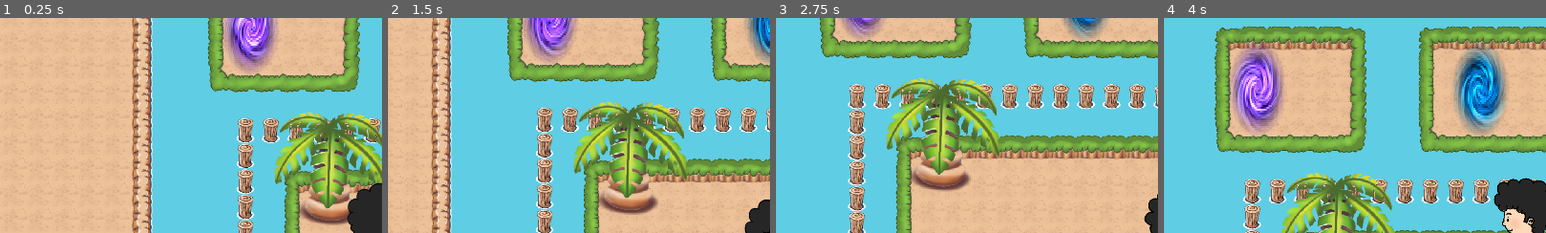
Above: before the commit, frames 1-4 (left to right).
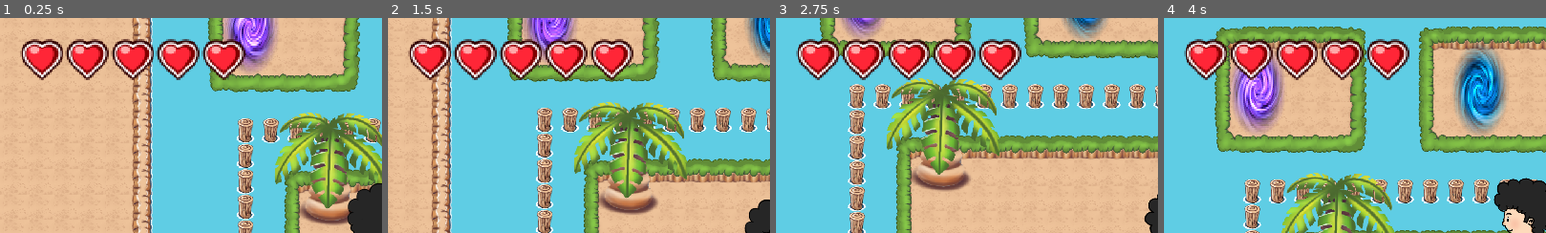
Above: after the commit, the same moments.

Repository: jacques-oliveira/as-aventuras-de-jaco
Game: Godot game, scene res://Level_01_Island.tscn
The game is run twice, just before and just after one commit, with the same random seed, the same clock (stepped at 60 frames per second) and the same inputs.
Inputs:
- Up to frame 1 (0.25 s): no input
- Up to frame 2 (1.5 s): hold Right (ui_right) 0.53-1.28 s; hold Down (ui_down) from 1.28 s (still down)
- Up to frame 3 (2.75 s): release Down (ui_down) at 2.03 s; hold Right (ui_right) from 2.03 s (still down)
- Up to frame 4 (4 s): release Right (ui_right) at 2.78 s; hold Up (ui_up) 2.78-3.53 s; hold Left (ui_left) from 3.53 s (still down)
The pictures show only the part of the screen within x 0-50%, y 0-50%; the shares and areas given below are measured in that part.

The runs differ from the first frame. In frame 1, 7.6% of the frame differs, in the area x 5-65%, y 9-29%; in frame 2, 7.6%; in frame 3, 7.7%; in frame 4, 7.7%.

Commit message:
healthbar

Diff:
--- a/game/Level_01_Island.tscn
+++ b/game/Level_01_Island.tscn
@@ -30,6 +30,7 @@
 [ext_resource type="Texture2D" uid="uid://plaunmsu7y4w" path="res://textures/portal/portal-roxo0007.png" id="28_qaglg"]
 [ext_resource type="Texture2D" uid="uid://2rlgylhtl7xj" path="res://textures/portal/portal-roxo0008.png" id="29_r8pqj"]
 [ext_resource type="PackedScene" uid="uid://cntvy2x3iin6x" path="res://fruit_enemy_pineapple.tscn" id="30_6jo6m"]
+[ext_resource type="PackedScene" uid="uid://bn2px13fso85c" path="res://hearts_container.tscn" id="31_0pmui"]
 
 [sub_resource type="TileSetAtlasSource" id="TileSetAtlasSource_hixir"]
 texture = ExtResource("1_um3hj")
@@ -563,15 +564,12 @@
 [node name="enemies" type="Node2D" parent="."]
 
 [node name="fruit-enemy-pineapple" parent="enemies" instance=ExtResource("30_6jo6m")]
-z_as_relative = false
 position = Vector2(479, 698)
 
 [node name="fruit-enemy-pineapple3" parent="enemies" instance=ExtResource("30_6jo6m")]
-z_as_relative = false
 position = Vector2(-478, -730)
 
 [node name="fruit-enemy-pineapple4" parent="enemies" instance=ExtResource("30_6jo6m")]
-z_as_relative = false
 position = Vector2(103, 1219)
 
 [node name="StaticBody2D" parent="." instance=ExtResource("3_uj0ev")]
@@ -590,6 +588,7 @@
 stream = ExtResource("4_mm08s")
 autoplay = true
 attenuation = 0.14865
+parameters/looping = true
 
 [node name="portals" type="Node2D" parent="."]
 
@@ -650,6 +649,10 @@
 [node name="AnimatedSprite2D" parent="portals/portal8" index="1"]
 sprite_frames = SubResource("SpriteFrames_31glt")
 frame_progress = 0.0
+
+[node name="CanvasLayer" type="CanvasLayer" parent="."]
+
+[node name="heartsContainer" parent="CanvasLayer" instance=ExtResource("31_0pmui")]
 
 [editable path="portals/portal2"]
 [editable path="portals/portal3"]
--- a/game/fruit_enemy_pineapple.gd
+++ b/game/fruit_enemy_pineapple.gd
@@ -24,6 +24,7 @@
 
 func _on_detection_area_body_exited(body: Node2D) -> void:
 	if body.is_in_group("player"):
-		await get_tree().create_timer(2.5).timeout
+		print("player collision")
+		await get_tree().create_timer(2.0).timeout
 		player = null
 		player_chase = false
--- a/game/fruit_enemy_pineapple.tscn
+++ b/game/fruit_enemy_pineapple.tscn
@@ -54,10 +54,13 @@
 radius = 74.0
 height = 150.0
 
-[node name="fruit-enemy-pineapple" type="RigidBody2D"]
+[sub_resource type="CircleShape2D" id="CircleShape2D_hn5en"]
+radius = 109.179
+
+[node name="fruit-enemy-pineapple" type="RigidBody2D" groups=["enemy"]]
 z_index = 1
 y_sort_enabled = true
-collision_layer = 3
+collision_layer = 2
 collision_mask = 3
 mass = 0.001
 gravity_scale = 0.0
@@ -74,8 +77,8 @@
 
 [node name="detection_area" type="Area2D" parent="."]
 visible = false
-collision_layer = 2
-collision_mask = 2
+collision_layer = 3
+collision_mask = 3
 
 [node name="CollisionShape2D" type="CollisionShape2D" parent="detection_area"]
 position = Vector2(-2, -88)
@@ -89,5 +92,12 @@
 rotation = 1.5708
 shape = SubResource("CapsuleShape2D_sbvg6")
 
+[node name="enemy_damage" type="Area2D" parent="."]
+collision_mask = 9
+
+[node name="CollisionShape2D" type="CollisionShape2D" parent="enemy_damage" groups=["enemy"]]
+position = Vector2(0, -93)
+shape = SubResource("CircleShape2D_hn5en")
+
 [connection signal="body_entered" from="detection_area" to="." method="_on_detection_area_body_entered"]
 [connection signal="body_exited" from="detection_area" to="." method="_on_detection_area_body_exited"]
--- /dev/null
+++ b/game/heart_gui.tscn
@@ -0,0 +1,15 @@
+[gd_scene load_steps=2 format=3 uid="uid://co8buqb661je1"]
+
+[ext_resource type="Texture2D" uid="uid://eyksp1hq5elv" path="res://textures/heart.png" id="1_d54p2"]
+
+[node name="heartGUI" type="Panel"]
+self_modulate = Color(1, 1, 1, 0)
+custom_minimum_size = Vector2(160, 152)
+offset_right = 160.0
+offset_bottom = 152.0
+scale = Vector2(0.25, 0.25)
+
+[node name="Sprite2D" type="Sprite2D" parent="."]
+scale = Vector2(0.625, 0.625)
+texture = ExtResource("1_d54p2")
+centered = false
--- /dev/null
+++ b/game/hearts_container.tscn
@@ -0,0 +1,26 @@
+[gd_scene load_steps=2 format=3 uid="uid://bn2px13fso85c"]
+
+[ext_resource type="PackedScene" uid="uid://co8buqb661je1" path="res://heart_gui.tscn" id="1_h5ykc"]
+
+[node name="heartsContainer" type="HBoxContainer"]
+offset_left = 25.0
+offset_top = 25.0
+offset_right = 837.0
+offset_bottom = 177.0
+scale = Vector2(0.35, 0.35)
+theme_override_constants/separation = 3
+
+[node name="heartGUI" parent="." instance=ExtResource("1_h5ykc")]
+layout_mode = 2
+
+[node name="heartGUI4" parent="." instance=ExtResource("1_h5ykc")]
+layout_mode = 2
+
+[node name="heartGUI5" parent="." instance=ExtResource("1_h5ykc")]
+layout_mode = 2
+
+[node name="heartGUI2" parent="." instance=ExtResource("1_h5ykc")]
+layout_mode = 2
+
+[node name="heartGUI3" parent="." instance=ExtResource("1_h5ykc")]
+layout_mode = 2
--- a/game/player.gd
+++ b/game/player.gd
@@ -1,7 +1,7 @@
 extends CharacterBody2D
 
 const SPEED = 325.0
-@export var maxHealth = 3
+@export var maxHealth = 5
 @onready var currentHealth: int = maxHealth
 
 func _physics_process(delta):
@@ -51,8 +51,9 @@
 			area.portalSound.play()
 			teleporte(area)
 
-
-
 func _on_health_detector_area_entered(area: Area2D) -> void:
-	currentHealth -= 1
-	print(currentHealth)
+	if area.name == "enemy_damage":
+		currentHealth -= 1
+		if currentHealth < 0:
+			currentHealth = maxHealth
+		print_debug(currentHealth)
--- a/game/player.tscn
+++ b/game/player.tscn
@@ -130,6 +130,7 @@
 position = Vector2(209, 248)
 scale = Vector2(0.5, 0.5)
 collision_layer = 7
+collision_mask = 7
 script = ExtResource("1_nxjp1")
 
 [node name="AnimatedSprite2D" type="AnimatedSprite2D" parent="."]
@@ -139,19 +140,21 @@
 frame_progress = 0.576515
 
 [node name="CollisionShape2D" type="CollisionShape2D" parent="."]
+visible = false
 position = Vector2(0, 203)
 rotation = 1.5708
 shape = SubResource("CapsuleShape2D_xj741")
 
 [node name="portal_detector" type="Area2D" parent="."]
+visible = false
 
 [node name="CollisionShape2D" type="CollisionShape2D" parent="portal_detector"]
 shape = SubResource("CircleShape2D_m4y12")
 
 [node name="health_detector" type="Area2D" parent="."]
+collision_mask = 3
 
 [node name="CollisionShape2D" type="CollisionShape2D" parent="health_detector"]
-visible = false
 shape = SubResource("CircleShape2D_r73vb")
 
 [connection signal="area_entered" from="portal_detector" to="." method="_on_portal_detector_area_entered"]
--- a/game/portal.tscn
+++ b/game/portal.tscn
@@ -62,7 +62,6 @@
 z_index = 1
 y_sort_enabled = true
 collision_layer = 5
-collision_mask = 4
 script = ExtResource("1_ekuoo")
 
 [node name="CollisionShape2D" type="CollisionShape2D" parent="."]
--- a/game/project.godot
+++ b/game/project.godot
@@ -19,7 +19,6 @@
 
 window/size/viewport_width=960
 window/size/viewport_height=540
-window/size/resizable=false
 window/size/window_width_override=1920
 window/size/window_height_override=1080
 window/stretch/mode="canvas_items"
@@ -28,6 +27,7 @@
 
 Portal=""
 player=""
+enemy=""
 
 [rendering]
 
Not shown: 1 places in game/Level_01_Island.tscn that only renumber resources
Not shown: 1 places in game/fruit_enemy_pineapple.tscn that only renumber resources
Binary file added: game/textures/heart.png
Not shown, added: game/textures/heart.png.import
